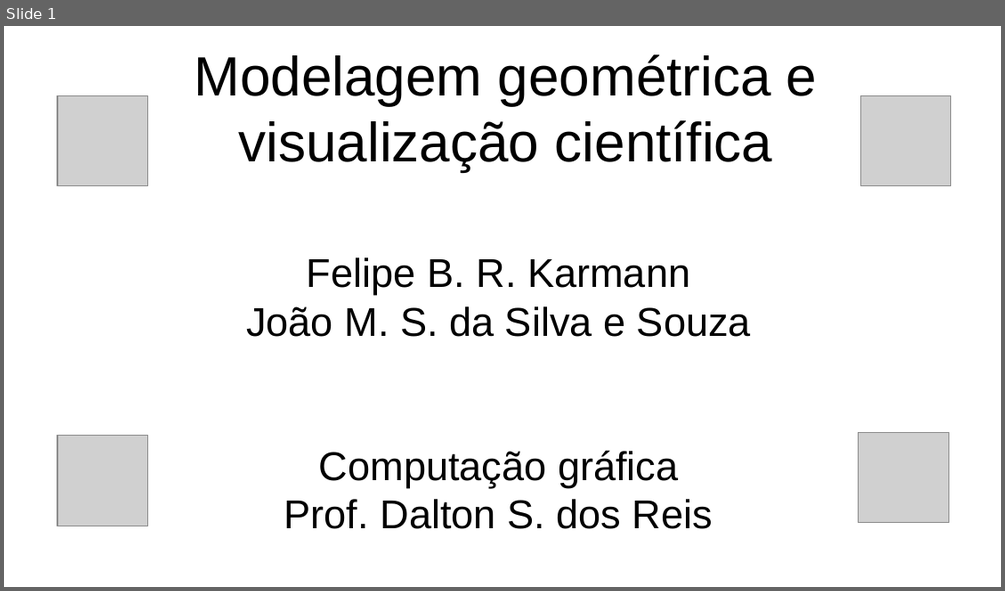
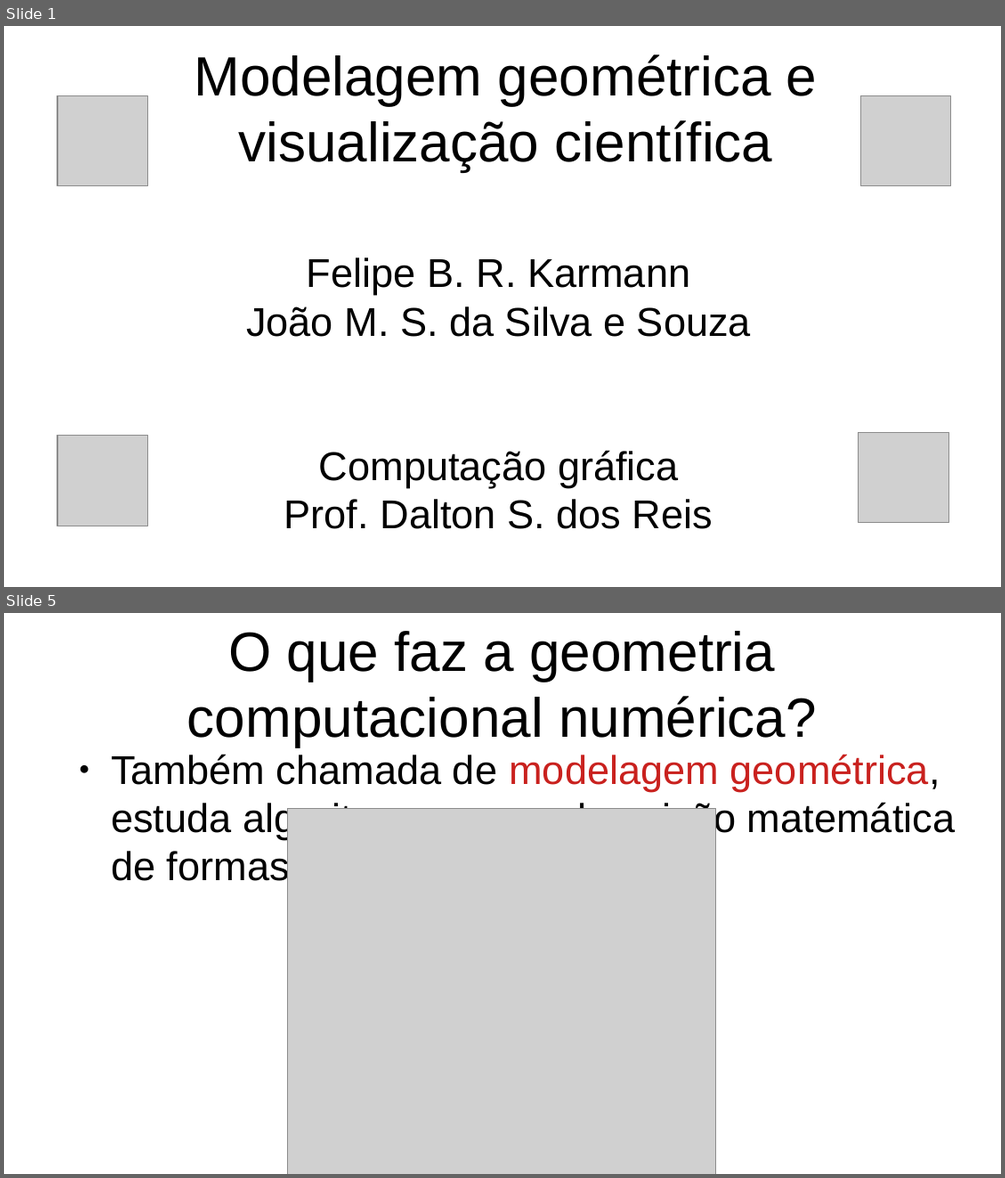
Before and after one commit to gcgfurb/CG_2024-2_not_equipe-01, a slide deck: Unidade1/slides.odp. Shown one above the other, each under a label of ours: slide 1 before the commit, slides 1 and 5 after it; the slides between them are not shown. The pictures are 1005x591 and 1005x1178 pixels, drawn with LibreOffice and Linux fonts; fonts in the diff are those of the drawing; grey boxes stand for pictures. Boxes give left, top, right and bottom in pixels: in the first picture for what was removed or moved away, otherwise in the second. Text is boxed around its words. In the diff, an @@ line names an element or a change of style, - is before the commit and + after.

```diff
--- a/Unidade1/slides.odp
+++ b/Unidade1/slides.odp
@@ slide 5 added at bbox=[4, 613, 1001, 1174], background #FFFFFF @@
@@ title added at bbox=[187, 631, 817, 747], 44 pt, text #000000 @@
+O que faz a geometria computacional numérica?
@@ text added at bbox=[111, 754, 955, 888], 32 pt, text #000000 @@
+● Também chamada de modelagem geométrica, estuda algoritmos para a descrição matemática de formas
@@ picture added at bbox=[288, 810, 716, 1174] @@
```
Also in this commit, not shown: 1 slide changed, 2 other slides added, 1 slide removed, 1 other file.
